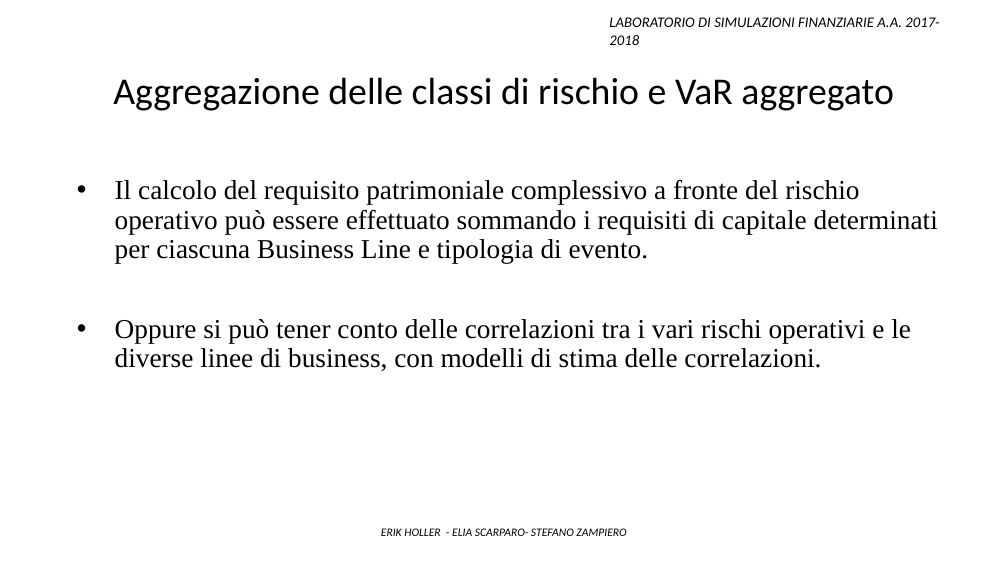
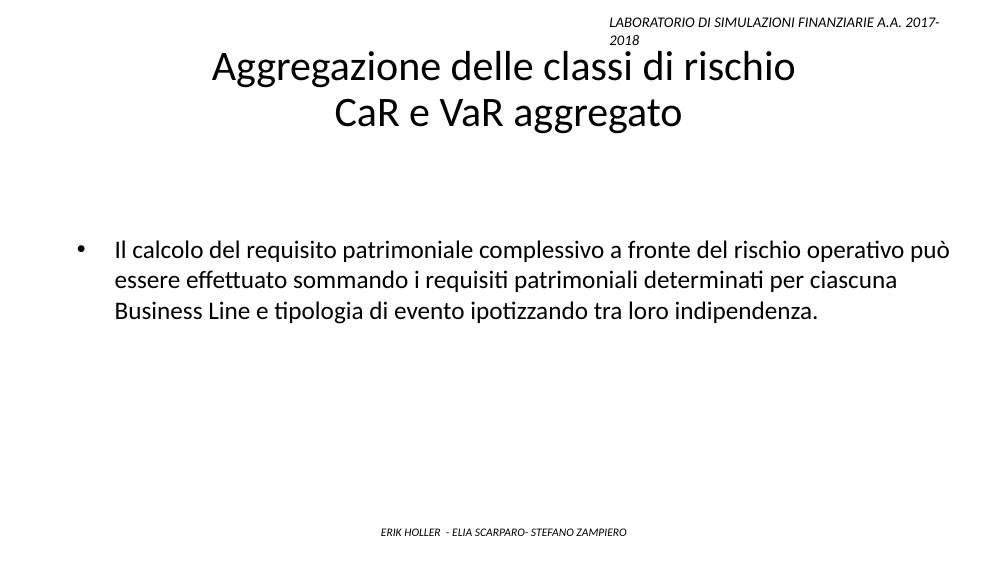
Before and after one commit to Stegirsanov/Laboratorio-di-simulazioni-finanziarie-project, a slide deck: slide 22 of Presentazione_finale.pptx (slide 21 before the commit). Drawn at 1008x567 pixels with LibreOffice and Linux fonts; fonts in the diff are those of the drawing. Boxes give left, top, right and bottom in pixels: in the first picture for what was removed or moved away, otherwise in the second. Text is boxed around its words. In the diff, an @@ line names an element or a change of style, - is before the commit and + after.

```diff
--- a/Presentazione_finale.pptx
+++ b/Presentazione_finale.pptx
@@ text at (212,51,796,134): text changed; size 36 to 40 pt @@
-Aggregazione delle classi di rischio e VaR aggregato
+Aggregazione delle classi di rischio
+CaR e VaR aggregato
@@ text at (115,240,950,324): text changed; size 26 to 24 pt; font Times New Roman to Calibri @@
-• Il calcolo del requisito patrimoniale complessivo a fronte del rischio operativo può essere effettuato sommando i requisiti di capitale determinati per ciascuna Business Line e tipologia di evento.
-• Oppure si può tener conto delle correlazioni tra i vari rischi operativi e le diverse linee di business, con modelli di stima delle correlazioni.
+• Il calcolo del requisito patrimoniale complessivo a fronte del rischio operativo può essere effettuato sommando i requisiti patrimoniali determinati per ciascuna Business Line e tipologia di evento ipotizzando tra loro indipendenza.
```
Also in this commit, not shown: 15 other slides changed, 6 slides added, 2 slides removed, 3 other files.
